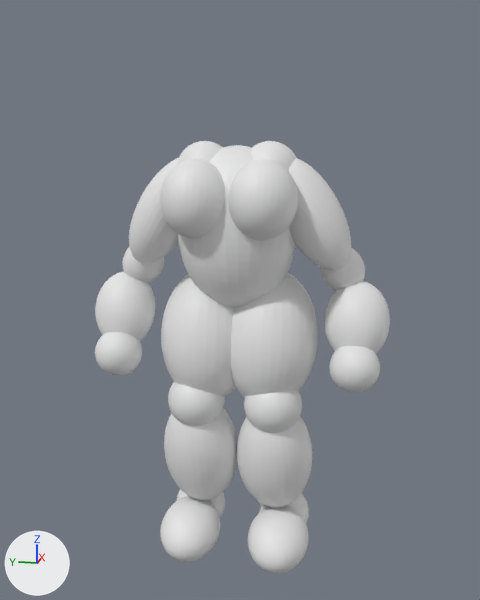
Renders of the Blender file Без имени.blend from each side of a commit.
The view is the same before and after, from a camera (50 mm lens) standing at (-8.02, -1.64, 2.4) and looking at (-0.08, -0.05, 0.41). Every picture has the same lights, and +X, +Y and +Z are marked at lower left.

Names of what the first picture shows: 'Сфера', 'Сфера.001', 'Сфера.002', 'Сфера.003', 'Сфера.004', 'Сфера.005', 'Сфера.006', 'Сфера.007', 'Сфера.008', 'Сфера.009', 'Сфера.010', 'Сфера.011'.
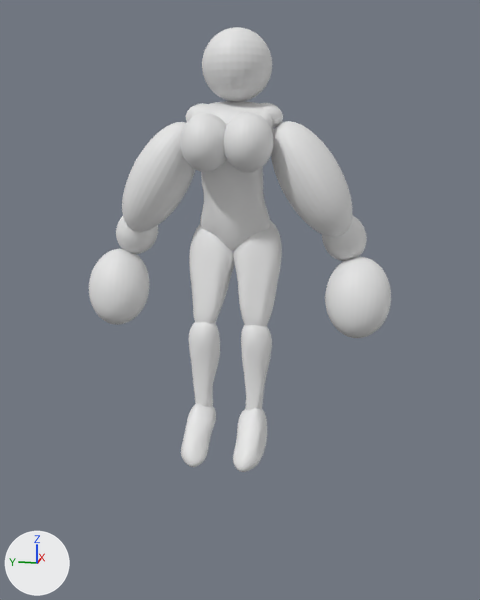
What changed in the scene script:
```text
Change me_сфера:
    used by ob_сфера; location = (0.0, 0.0, 1.3); scale = (0.681, 0.743, 1.0)
    remove me_сфера.from_pydata(...)  # 994 vertices, 1024 faces; spans x -1.0..1.0, y -1.0..1.0, z -1.0..1.0
    add me_сфера.from_pydata(...)  # 994 vertices, 1024 faces; spans x -0.72..0.82, y -0.82..0.85, z -1.16..1.07
    me_сфера part 1: 994 of 994 vertices moved; they spanned x -1.0..1.0, y -1.0..1.0, z -1.0..1.0 and now span x -0.72..0.82, y -0.82..0.85, z -1.16..1.07; mean shift (0.06, 0.01, 0.04); largest move (-0.35, 0.15, 0.92) -> (-0.24, 0.66, 0.95)
Change me_сфера_001:
    used by ob_сфера_001; location = (0.1, -0.4, -0.1); rotation_euler = (0.0, 0.271, 0.0), in degrees (0, 16, 0); scale = (0.639, 0.62, 0.882)
    remove me_сфера_001.from_pydata(...)  # 994 vertices, 1024 faces; spans x -1.0..1.0, y -1.0..1.0, z -1.0..1.0
    add me_сфера_001.from_pydata(...)  # 994 vertices, 1024 faces; spans x -0.58..0.64, y -0.75..0.5, z -1.23..0.88
    me_сфера_001 part 2: 994 of 994 vertices moved; they spanned x -1.0..1.0, y -1.0..1.0, z -1.0..1.0 and now span x -0.58..0.64, y -0.75..0.5, z -1.23..0.88; mean shift (-0.04, -0.14, -0.23); largest move (-0.19, 0.96, -0.2) -> (-0.11, 0.23, -0.56)
Change me_сфера_004:
    used by ob_сфера_003; location = (0.0, -0.5, -1.7); rotation_euler = (0.0, -0.241, 0.0), in degrees (0, -14, 0); scale = (0.475, 0.5, 0.812)
    remove me_сфера_004.from_pydata(...)  # 994 vertices, 1024 faces; spans x -1.0..1.0, y -1.0..1.0, z -1.0..1.0
    add me_сфера_004.from_pydata(...)  # 994 vertices, 1024 faces; spans x -0.59..0.6, y -0.58..0.39, z -0.97..1.07
    me_сфера_004 part 3: 994 of 994 vertices moved; they spanned x -1.0..1.0, y -1.0..1.0, z -1.0..1.0 and now span x -0.59..0.6, y -0.58..0.39, z -0.97..1.07; mean shift (-0.05, -0.04, 0.06); largest move (0.19, 0.94, -0.29) -> (-0.03, 0.21, -0.21)
Change me_сфера_006:
    used by ob_сфера_005; location = (-0.24, -0.6, -2.76); rotation_euler = (0.0, -0.207, 0.0), in degrees (0, -12, 0); scale = (0.507, 0.4, 0.345)
    remove me_сфера_006.from_pydata(...)  # 994 vertices, 1024 faces; spans x -1.0..1.0, y -1.0..1.0, z -1.0..1.0
    add me_сфера_006.from_pydata(...)  # 994 vertices, 1024 faces; spans x -1.26..1.01, y -0.55..0.62, z -0.6..0.73
    me_сфера_006 part 4: 994 of 994 vertices moved; they spanned x -1.0..1.0, y -1.0..1.0, z -1.0..1.0 and now span x -1.26..1.01, y -0.55..0.62, z -0.6..0.73; mean shift (-0.05, 0.01, -0.03); largest move (-0.19, -0.94, 0.29) -> (-0.28, -0.42, 0.06)
Change ob_сфера:
    ob_сфера.location: (0.0, 0.0, 1.3) -> (-0.02, 0.04, 1.96)
    ob_сфера.scale: (0.681, 0.743, 1.0) -> (0.542, 0.591, 0.796)
Change ob_сфера_001:
    ob_сфера_001.location: (0.1, -0.4, -0.1) -> (0.06, -0.18, 0.85)
    ob_сфера_001.scale: (0.639, 0.62, 0.882) -> (0.509, 0.493, 0.701)
Change ob_сфера_002:
    remove _m = ob_сфера_002.modifiers.new('Зеркало', 'MIRROR')
    remove _m.use_axis = (False, True, False)
    remove _m.mirror_object = ob_сфера
    ob_сфера_002.location: (-0.2, -0.5, -0.9) -> (0.0, 0.0, 3.21)
    ob_сфера_002.scale: (0.368, 0.368, 0.368) -> (0.41, 0.41, 0.41)
Change ob_сфера_003:
    ob_сфера_003.location: (0.0, -0.5, -1.7) -> (-0.31, -0.26, -0.47)
    ob_сфера_003.rotation_euler: (0.0, -0.241, 0.0) -> (0.0, 0.146, 0.0)  # degrees (0, -14, 0) -> degrees (0, 8.4, 0)
    ob_сфера_003.scale: (0.475, 0.5, 0.812) -> (0.378, 0.398, 0.646)
Remove ob_сфера_004:
    ob_сфера_004 = bpy.data.objects.new('Сфера.004', me_сфера_005)
Change ob_сфера_005:
    ob_сфера_005.location: (-0.24, -0.6, -2.76) -> (-0.61, -0.31, -1.13)
    ob_сфера_005.rotation_euler: (0.0, -0.207, 0.0) -> (0.0, -0.513, 0.0)  # degrees (0, -12, 0) -> degrees (0, -29, 0)
    ob_сфера_005.scale: (0.507, 0.4, 0.345) -> (0.403, 0.318, 0.275)
Change ob_сфера_006:
    ob_сфера_006.location: (-0.5, -0.4, 1.7) -> (-0.42, -0.21, 2.33)
    ob_сфера_006.scale: (0.42, 0.397, 0.458) -> (0.305, 0.289, 0.332)
Change ob_сфера_007:
    ob_сфера_007.location: (0.0, -0.4, 2.0) -> (-0.02, -0.36, 2.64)
    ob_сфера_007.rotation_euler: (0.0, 0.0, 0.0) -> (0.199, 0.0, 0.0)  # degrees (0, 0, 0) -> degrees (11, 0, 0)
    ob_сфера_007.scale: (0.35, 0.35, 0.35) -> (0.167, 0.191, 0.142)
Change ob_сфера_008:
    ob_сфера_008.location: (0.0, -0.9, 1.5) -> (0.0, -0.9, 1.9)
Change ob_сфера_009:
    ob_сфера_009.location: (0.2, -1.3, 0.8) -> (0.2, -1.3, 1.2)
Change ob_сфера_010:
    ob_сфера_010.location: (0.0, -1.5, 0.2) -> (0.0, -1.5, 0.5)
Change ob_сфера_011:
    add ob_сфера_011.hide_set(True)
```

Location of each change, (x1, y1, x2, y2) in pixels of the pictures (480 x 600 px):
'Сфера.001', reshaped, moved, rescaled (41% narrower, 15% shorter): before (161, 272, 318, 397); after (189, 220, 282, 326)
'Сфера.008', reshaped, moved, rescaled: before (129, 158, 351, 270); after (122, 121, 352, 237)
'Сфера.003', reshaped, moved, rescaled, turned: before (164, 408, 312, 508); after (189, 322, 272, 410)
'Сфера.006', reshaped, moved, rescaled (32% narrower, 26% shorter): before (160, 159, 298, 240); after (180, 112, 274, 172)
'Сфера', reshaped, moved, rescaled (29% narrower, 8% shorter): before (178, 145, 296, 307); after (191, 101, 274, 250)
'Сфера.010', reshaped, moved, rescaled: before (95, 272, 390, 354); after (89, 249, 391, 338)
'Сфера.005', reshaped, moved, rescaled, turned: before (160, 496, 309, 573); after (181, 403, 267, 472)
'Сфера.002', reshaped, moved, rescaled, modifiers changed: before (168, 382, 302, 433); after (202, 27, 272, 102)
'Сфера.009', reshaped, moved, rescaled: before (123, 246, 365, 291); after (116, 215, 367, 261)
'Сфера.011', hidden: before (95, 332, 380, 393)
'Сфера.007', reshaped, moved, rescaled, turned: before (178, 141, 296, 170); after (186, 103, 283, 127)
'Сфера.004', deleted: before (176, 489, 309, 523)
